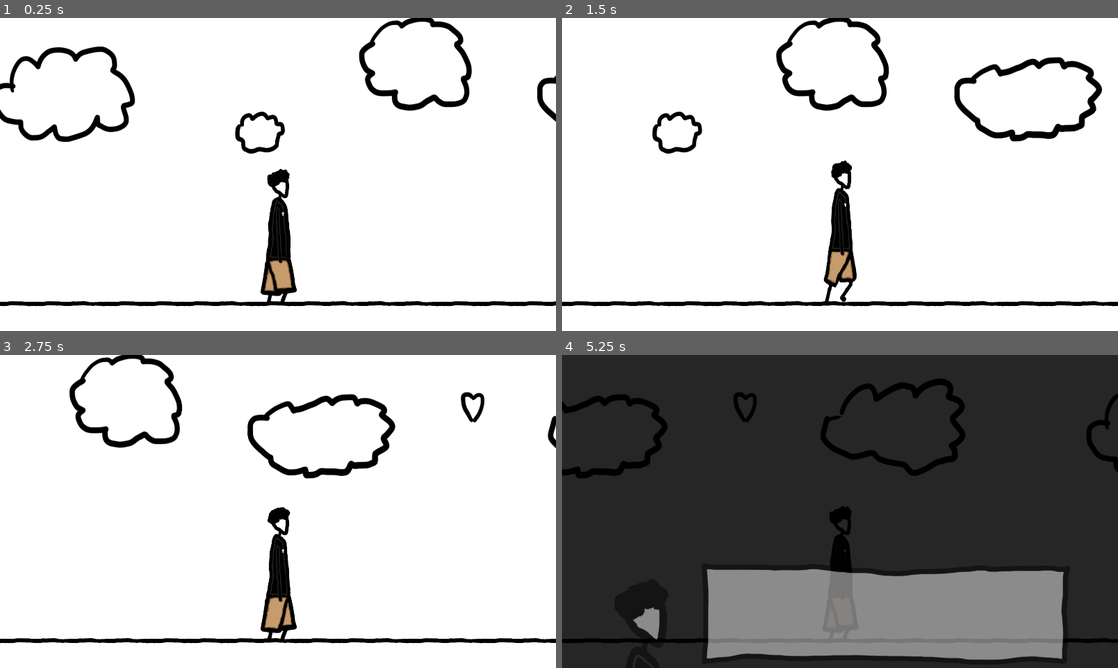
Above: before the commit, frames 1-4 (two rows, left to right).
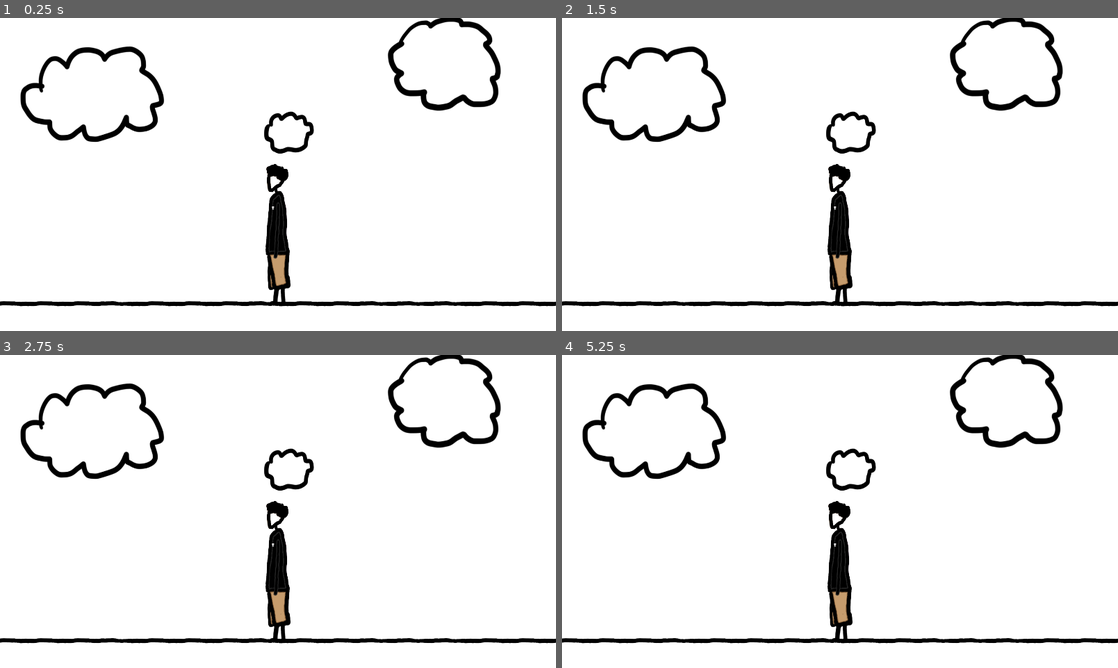
Above: after the commit, the same moments.

Repository: Wish-Granted/Godot-1st-Anniversary-Game
Game: Godot game, scene res://internal/butterflies/Scenes/game_butterfly_manager.tscn
Same seed, same stepped clock (60 frames per second), same inputs: the game is played once before the commit and once after it.
Inputs (mouse positions are in pixels of both pictures, inside the frame that each line leads up to):
- Up to frame 1 (0.25 s): no input
- Up to frame 2 (1.5 s): move the mouse to (962, 158) at 0.52 s; tap A (A) at 0.6 s; click (962, 158) at 0.67 s; tap D (D) at 0.8, 1.35 s; move the mouse to (728, 190) at 1.27 s
- Up to frame 3 (2.75 s): click (166, 527) at 1.55 s; move the mouse to (333, 442) at 2.02 s; press the mouse at (333, 442) at 2.03 s; tap A (A) at 2.3 s
- Up to frame 4 (5.25 s): move the mouse to (812, 574) at 2.77 s; release the mouse at (812, 574) at 2.78 s; tap A (A) at 2.85, 4.55 s; click (812, 574) at 2.92 s; tap D (D) at 3.05, 3.6 s; move the mouse to (1006, 558) at 3.52 s; press the mouse at (1006, 558) at 3.53 s; move the mouse to (673, 464) at 4.27 s; release the mouse at (673, 464) at 4.28 s; click (673, 464) at 4.35 s; move the mouse to (867, 511) at 5.02 s; tap Space (Space) at 5.1 s; click (867, 511) at 5.17 s

The runs differ from the first frame. In frame 1, 6.8% of the frame differs, in the area x 0-100%, y 0-93%; in frame 2, 7.4%; in frame 3, 7.3%; in frame 4, 99%, in the area x 0-100%, y 0-100%.
Error after the commit: Invalid access to property or key 'sprite_arm' on a base object of type 'null instance'. (res://internal/butterflies/Scripts/butterfly.gd:3)

Commit message:
Balance upgrades, began vaccum work
Introduce a vacuum mechanic and related UI/shop updates. Player scene: switched default arm animation, added Vacuum_area Area2D and Vacuum_suck_collider, and connected enter/exit signals. player.gd: expose the vacuum collider, toggle it and arm animations for arm level 3, adjust arm sprite scaling, and handle vacuum area enter/exit to mark butterflies. butterfly.gd: add reference to player arm and an in_vacuum_area flag; pause normal physics/movement when a butterfly is in the vacuum area. score_bar.gd: initialize score to 9 and lower thresholds for revealing shop buttons (now shows arm at 10 and butterfly at 20). shop.gd: add shop_butterfly_upgrade_levels, increment upgrade levels and recalculate displayed costs when purchases occur, and apply respective gameplay effects. shop.tscn/shop_buttons.tscn: update shader material IDs, change several upgrade costs, and hide shop buttons/label by default. Overall: wire vacuum interactions, make shop upgrades persistent/display updated costs, and adjust UI reveal behavior.

Diff:
--- a/internal/butterflies/Scenes/player.tscn
+++ b/internal/butterflies/Scenes/player.tscn
@@ -272,7 +272,7 @@
 position = Vector2(-4, -331)
 scale = Vector2(1, 1.2)
 sprite_frames = SubResource("SpriteFrames_j2m8e")
-animation = &"arm_0"
+animation = &"arm_3"
 offset = Vector2(0, 121)
 
 [node name="Arm_area" type="Area2D" parent="AnimatedSprite2D_arm" unique_id=919926301]
@@ -288,9 +288,19 @@
 root_node = NodePath("../../../..")
 libraries/ = SubResource("AnimationLibrary_5bqeh")
 
+[node name="Vacuum_area" type="Area2D" parent="AnimatedSprite2D_arm" unique_id=1621491169]
+collision_layer = 8
+collision_mask = 4
+
+[node name="Vacuum_suck_collider" type="CollisionPolygon2D" parent="AnimatedSprite2D_arm/Vacuum_area" unique_id=1902429441]
+polygon = PackedVector2Array(-44, 195.83331, -468, 715.8333, -124, 822.49994, -4, 202.49998)
+disabled = true
+
 [node name="CollisionShape2D" type="CollisionShape2D" parent="." unique_id=1856041951]
 position = Vector2(0.5, -221)
 shape = SubResource("RectangleShape2D_1sp1c")
 
 [connection signal="frame_changed" from="AnimatedSprite2D_body" to="." method="_on_animated_sprite_2d_body_frame_changed"]
 [connection signal="body_entered" from="AnimatedSprite2D_arm/Arm_area" to="." method="_on_arm_area_body_entered"]
+[connection signal="body_entered" from="AnimatedSprite2D_arm/Vacuum_area" to="." method="_on_vacuum_area_body_entered"]
+[connection signal="body_exited" from="AnimatedSprite2D_arm/Vacuum_area" to="." method="_on_vacuum_area_body_exited"]
--- a/internal/butterflies/Scenes/shop.tscn
+++ b/internal/butterflies/Scenes/shop.tscn
@@ -64,13 +64,17 @@
 shader = ExtResource("7_ocfam")
 shader_parameter/onoff = 1.0
 
-[sub_resource type="ShaderMaterial" id="ShaderMaterial_40pah"]
+[sub_resource type="ShaderMaterial" id="ShaderMaterial_bu4i4"]
 shader = ExtResource("7_ocfam")
 shader_parameter/onoff = 1.0
 
 [sub_resource type="ShaderMaterial" id="ShaderMaterial_quucq"]
 shader = ExtResource("2_sclc0")
 shader_parameter/onoff = 0.0
+
+[sub_resource type="ShaderMaterial" id="ShaderMaterial_40pah"]
+shader = ExtResource("7_ocfam")
+shader_parameter/onoff = 1.0
 
 [node name="shop" type="TextureRect" unique_id=731039237]
 anchors_preset = 8
@@ -187,7 +191,7 @@
 
 [node name="Cost" type="Label" parent="Shop Arm/Arm2/CostBuy/HBoxContainer" unique_id=2016267820]
 layout_mode = 2
-text = "100"
+text = "200"
 label_settings = SubResource("LabelSettings_bpve2")
 horizontal_alignment = 1
 
@@ -247,7 +251,7 @@
 
 [node name="Cost" type="Label" parent="Shop Arm/Arm3/CostBuy/HBoxContainer" unique_id=1847524984]
 layout_mode = 2
-text = "1000"
+text = "2000"
 label_settings = SubResource("LabelSettings_bpve2")
 horizontal_alignment = 1
 
@@ -322,7 +326,7 @@
 
 [node name="Cost" type="Label" parent="Shop Butterfly/Upgrade1/CostBuy/HBoxContainer" unique_id=580526886]
 layout_mode = 2
-text = "1 "
+text = "2 "
 label_settings = SubResource("LabelSettings_bpve2")
 horizontal_alignment = 1
 
@@ -389,7 +393,7 @@
 
 [node name="Cost" type="Label" parent="Shop Butterfly/Upgrade2/CostBuy/HBoxContainer" unique_id=2019295367]
 layout_mode = 2
-text = "1 "
+text = "2 "
 label_settings = SubResource("LabelSettings_bpve2")
 horizontal_alignment = 1
 
@@ -468,7 +472,7 @@
 
 [node name="Cost" type="Label" parent="Shop Butterfly/Upgrade3/CostBuy/HBoxContainer" unique_id=1960933992]
 layout_mode = 2
-text = "1 "
+text = "100 "
 label_settings = SubResource("LabelSettings_bpve2")
 horizontal_alignment = 1
 
@@ -478,7 +482,7 @@
 expand_mode = 2
 
 [node name="Buy_Button" type="TextureButton" parent="Shop Butterfly/Upgrade3/CostBuy" unique_id=96718653]
-material = SubResource("ShaderMaterial_40pah")
+material = SubResource("ShaderMaterial_bu4i4")
 layout_mode = 2
 texture_normal = ExtResource("7_o6a70")
 
@@ -534,7 +538,7 @@
 
 [node name="Cost" type="Label" parent="Shop Butterfly/Upgrade4/CostBuy/HBoxContainer" unique_id=1230325541]
 layout_mode = 2
-text = "1 "
+text = "5 "
 label_settings = SubResource("LabelSettings_bpve2")
 horizontal_alignment = 1
 
--- a/internal/butterflies/Scenes/shop_buttons.tscn
+++ b/internal/butterflies/Scenes/shop_buttons.tscn
@@ -30,6 +30,7 @@
 script = ExtResource("1_ka4ky")
 
 [node name="Label" type="Label" parent="." unique_id=608890477]
+visible = false
 custom_minimum_size = Vector2(0, 75)
 layout_mode = 2
 text = "Shops!"
@@ -37,6 +38,7 @@
 horizontal_alignment = 1
 
 [node name="ShopArm" type="TextureButton" parent="." unique_id=2100226840]
+visible = false
 custom_minimum_size = Vector2(0, 150)
 layout_mode = 2
 focus_mode = 0
@@ -54,6 +56,7 @@
 texture = SubResource("GradientTexture2D_ka4ky")
 
 [node name="ShopButterfly" type="TextureButton" parent="." unique_id=732849699]
+visible = false
 layout_mode = 2
 focus_mode = 0
 texture_normal = ExtResource("2_ka4ky")
--- a/internal/butterflies/Scripts/butterfly.gd
+++ b/internal/butterflies/Scripts/butterfly.gd
@@ -1,4 +1,6 @@
 extends RigidBody2D
+
+@onready var player_arm = $"../../Player".sprite_arm
 
 @onready var sprite_butterfly = $CollisionPolygon2D/AnimatedSprite2D
 @onready var collision_polygon = $CollisionPolygon2D
@@ -29,6 +31,8 @@
 var butterfly_variation := "basic"
 # basic, basic_rizz, improved, improved_rizz, dylan
 
+var in_vacuum_area = true
+
 func _ready() -> void:
 	sprite_butterfly.play("%s_idle" %butterfly_variation)
 
@@ -42,40 +46,44 @@
 		print_if_debug("butterfly_size: ", snappedf(size,0.01))
 
 func _physics_process(delta: float) -> void:
-	#if doing nothing
-	# if was idling - move
-	# elif was moving - idle
-	if not is_idle and not is_moving:
-		if previous_action == "idle":
-			do_movement()
-		elif previous_action == "moving":
-			do_idle()
+	if not in_vacuum_area:
+		# if doing nothing
+		# if was idling - move
+		# elif was moving - idle
+		if not is_idle and not is_moving:
+			if previous_action == "idle":
+				do_movement()
+			elif previous_action == "moving":
+				do_idle()
 
-	#moves towards the target rotation
-	if is_rotating:
-		rotation = lerp_angle(rotation, target_rotation, rotation_speed * delta)
+		#moves towards the target rotation
+		if is_rotating:
+			rotation = lerp_angle(rotation, target_rotation, rotation_speed * delta)
 
-	if snappedf(rotation, 0.01) == snappedf(target_rotation, 0.01) or rotation_timeout:
+		if snappedf(rotation, 0.01) == snappedf(target_rotation, 0.01) or rotation_timeout:
 
-		if is_rotating:
-			print_if_debug("finished rotating")
-			movement_timer.wait_time = randf_range(0.5, 3.0)
-			movement_timer.start()
-			is_rotating = false
-			sprite_butterfly.speed_scale = 1
+			if is_rotating:
+				print_if_debug("finished rotating")
+				movement_timer.wait_time = randf_range(0.5, 3.0)
+				movement_timer.start()
+				is_rotating = false
+				sprite_butterfly.speed_scale = 1
 
-		var forward_dir = Vector2.UP.rotated(rotation)
-		var target_velocity
-		var weight
+			var forward_dir = Vector2.UP.rotated(rotation)
+			var target_velocity
+			var weight
 
-		if is_moving:
-			target_velocity = forward_dir * move_speed
-			weight = acceleration
-		elif not is_moving:
-			target_velocity = Vector2.ZERO
-			weight = deceleration # Default to slowing down
+			if is_moving:
+				target_velocity = forward_dir * move_speed
+				weight = acceleration
+			elif not is_moving:
+				target_velocity = Vector2.ZERO
+				weight = deceleration # Default to slowing down
 
-		linear_velocity = linear_velocity.lerp(target_velocity, weight * delta)
+			linear_velocity = linear_velocity.lerp(target_velocity, weight * delta)
+	else:
+		pass
+		#position = position.lerp(player_arm.position, 0.1)
 
 func get_valid_rotation(min_rotation: int, max_rotation: int) -> int:
 	var new_rotation: int
--- a/internal/butterflies/Scripts/player.gd
+++ b/internal/butterflies/Scripts/player.gd
@@ -10,6 +10,8 @@
 
 @onready var shop := $"../shop"
 @onready var score_bar := $"../Score_Bar"
+
+@onready var vacuum_suck_collider = $AnimatedSprite2D_arm/Vacuum_area/Vacuum_suck_collider
 
 var arm_ready := true
 var arm_level := 0
@@ -56,10 +58,16 @@
 		do_arm_movement()
 	else:
 		sprite_arm.rotation_degrees = 0
+		if arm_level == 3:
+			sprite_arm.play("arm_3")
+			vacuum_suck_collider.disabled = true
 
 func do_arm_movement() -> void:
 	sprite_arm.look_at(get_global_mouse_position())
 	sprite_arm.rotation_degrees -= 92
+	if arm_level == 3:
+		sprite_arm.play("arm_3_active")
+		vacuum_suck_collider.disabled = false
 
 const ARM_RESTING_POSITION := -322
 const ARM_Y_POSITION_BY_FRAME_WHEN_WALKING := [
@@ -82,7 +90,18 @@
 
 func update_arm_sprite(new_arm_level: int) -> void:
 	arm_level = new_arm_level
+	sprite_arm.scale = Vector2(1,1)
 	if arm_level >= 2:
-		sprite_arm.scale = Vector2(1,1.5) + Vector2(0,0.5) * arm_scale_level
+		sprite_arm.scale = Vector2(1,1.5)
+
+	sprite_arm.scale += Vector2(0,0.5) * arm_scale_level
 	sprite_arm.play("arm_%s" %arm_level)
 	animation_player_arm_collision.play("arm_%s" %arm_level)
+
+func _on_vacuum_area_body_entered(body: Node2D) -> void:
+	if "butterfly" in body.name and Input.is_action_pressed("Left Click") and shop.visible == false:
+		body.in_vacuum_area = true
+
+func _on_vacuum_area_body_exited(body: Node2D) -> void:
+	if "butterfly" in body.name and Input.is_action_pressed("Left Click") and shop.visible == false:
+		body.in_vacuum_area = false
--- a/internal/butterflies/Scripts/score_bar.gd
+++ b/internal/butterflies/Scripts/score_bar.gd
@@ -14,7 +14,7 @@
 var float_font_scale = 1.0
 
 func _ready() -> void:
-	update_score(0)
+	update_score(9)
 
 func update_score(delta_butterflies: int) -> int:
 	# 1. Add/ remove icons
@@ -53,9 +53,9 @@
 			butterfly_counter.label_settings.outline_size = 16*float_font_scale
 			self.scale *= Vector2(0.999,0.999)
 
-	if current_butterfly_count == 5:
+	if current_butterfly_count == 10:
 		shop_buttons.show_shop_button("arm")
-	elif current_butterfly_count == 10:
+	elif current_butterfly_count == 20:
 		shop_buttons.show_shop_button("butterfly")
 
 	return current_butterfly_count
--- a/internal/butterflies/Scripts/shop.gd
+++ b/internal/butterflies/Scripts/shop.gd
@@ -14,6 +14,8 @@
 const shop_butterfly_bg = preload("res://internal/butterflies/Assests/Shop/Shop BG Butterfly.png")
 
 var shop_elements: Dictionary[String, Dictionary]
+
+var shop_butterfly_upgrade_levels = [0,0,0,0]
 
 func _ready() -> void:
 	init_element_dictionary()
@@ -147,13 +149,26 @@
 				chocolate_rose_spawner.add_new_rose()
 				butterfly_spawner.number_of_butterflies_each_wave += 1
 				butterfly_spawner.update_max_butterflies()
+				shop_butterfly_upgrade_levels[0] += 1
+				upgrade["cost"].text = str(int(2 + 1.5 ** shop_butterfly_upgrade_levels[0]))
+
 			elif upgrade["id"] == "butterfly2":
 				butterfly_spawner.rizz_butterfly_chance += 0.05
 				butterfly_spawner.time_between_waves -= 0.2
+				shop_butterfly_upgrade_levels[1] += 1
+				upgrade["cost"].text = str(int(2 + 1.5 ** shop_butterfly_upgrade_levels[1]))
+
 			elif upgrade["id"] == "butterfly3":
 				butterfly_spawner.improved_butterfly_chance += 0.05
+				shop_butterfly_upgrade_levels[2] += 1
+				upgrade["cost"].text = str(int(200 + 5 ** shop_butterfly_upgrade_levels[2]))
+
 			elif upgrade["id"] == "butterfly4":
 				player.arm_scale_level += 1
+				player.update_arm_sprite()
+				shop_butterfly_upgrade_levels[3] += 1
+				upgrade["cost"].text = str(int(20 + 5 ** shop_butterfly_upgrade_levels[3]))
+
 			update_shop("butterfly")
 
 
--- a/internal/butterflies/Scripts/shop_buttons.gd
+++ b/internal/butterflies/Scripts/shop_buttons.gd
@@ -3,10 +3,13 @@
 @onready var shop_button_arm := $ShopArm
 @onready var shop_button_butterfly := $ShopButterfly
 
+@onready var shop_label := $Label
+
 @onready var shop_gui = $"../shop"
 
 func show_shop_button(button: String) -> void:
 	if button == "arm":
+		shop_label.visible = true
 		shop_button_arm.visible = true
 	elif button == "butterfly":
 		shop_button_butterfly.visible = true
